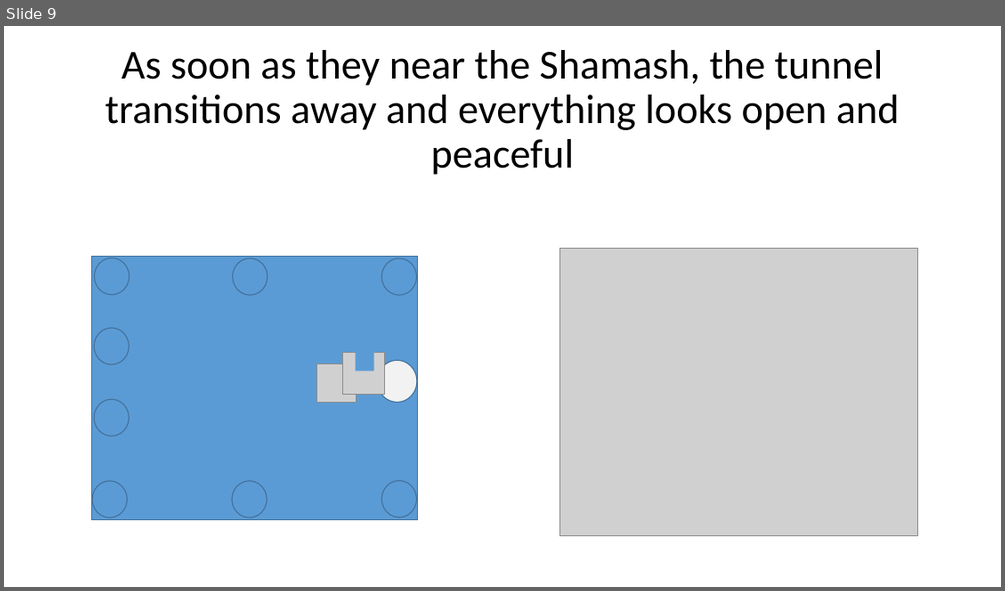
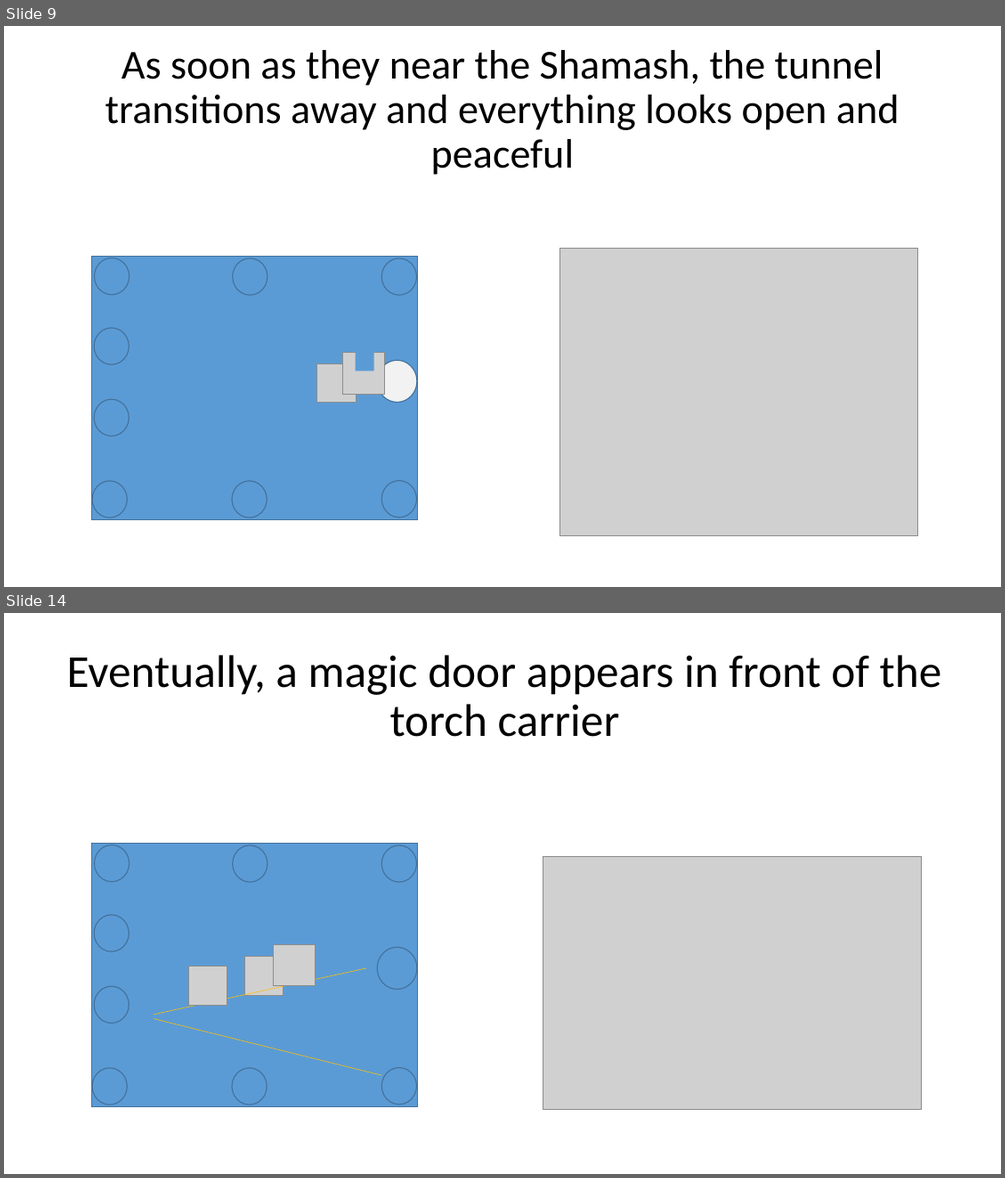
Before and after one commit to mmandel/8Nights2, a slide deck: docs/8NightsVRDesign_Rev2.pptx. Shown one above the other, each under a label of ours: slide 9 before the commit, slides 9 and 14 after it; the slides between them are not shown. The pictures are 1005x591 and 1005x1178 pixels, drawn with LibreOffice and Linux fonts; fonts in the diff are those of the drawing; grey boxes stand for pictures. Boxes give left, top, right and bottom in pixels: in the first picture for what was removed or moved away, otherwise in the second. Text is boxed around its words. In the diff, an @@ line names an element or a change of style, - is before the commit and + after.

```diff
--- a/docs/8NightsVRDesign_Rev2.pptx
+++ b/docs/8NightsVRDesign_Rev2.pptx
@@ slide 14 added at <box>4,613,1001,1174</box>, background #FFFFFF @@
@@ title added at <box>67,655,942,737</box>, 44 pt, text #000000 @@
+Eventually, a magic door appears in front of the torch carrier
@@ rectangle added at <box>92,844,418,1107</box>, fill #5B9BD5, outline #43739E 1 pt @@
@@ ellipse added at <box>95,844,129,882</box>, fill #5B9BD5, outline #43739E 1 pt @@
@@ ellipse added at <box>233,845,268,882</box>, fill #5B9BD5, outline #43739E 1 pt @@
@@ ellipse added at <box>381,845,417,882</box>, fill #5B9BD5, outline #43739E 1 pt @@
@@ picture added at <box>543,856,922,1109</box> @@
@@ ellipse added at <box>94,915,129,951</box>, fill #5B9BD5, outline #43739E 1 pt @@
@@ picture added at <box>245,957,283,995</box> @@
@@ picture added at <box>273,944,316,986</box> @@
@@ ellipse added at <box>377,948,417,989</box>, outline #43739E 1 pt @@
@@ ellipse added at <box>94,986,129,1022</box>, fill #5B9BD5, outline #43739E 1 pt @@
@@ line added from (367, 968) to (154, 1014), #FFC000 0.5 pt @@
@@ picture added at <box>188,966,226,1005</box> @@
@@ line added from (381, 1075) to (154, 1018), #FFC000 0.5 pt @@
@@ ellipse added at <box>92,1068,128,1104</box>, fill #5B9BD5, outline #43739E 1 pt @@
@@ ellipse added at <box>232,1068,267,1104</box>, fill #5B9BD5, outline #43739E 1 pt @@
@@ ellipse added at <box>381,1068,417,1104</box>, fill #5B9BD5, outline #43739E 1 pt @@
```
Also in this commit, not shown: 7 slides changed, 5 other slides added, 2 slides removed, 1 other file.
